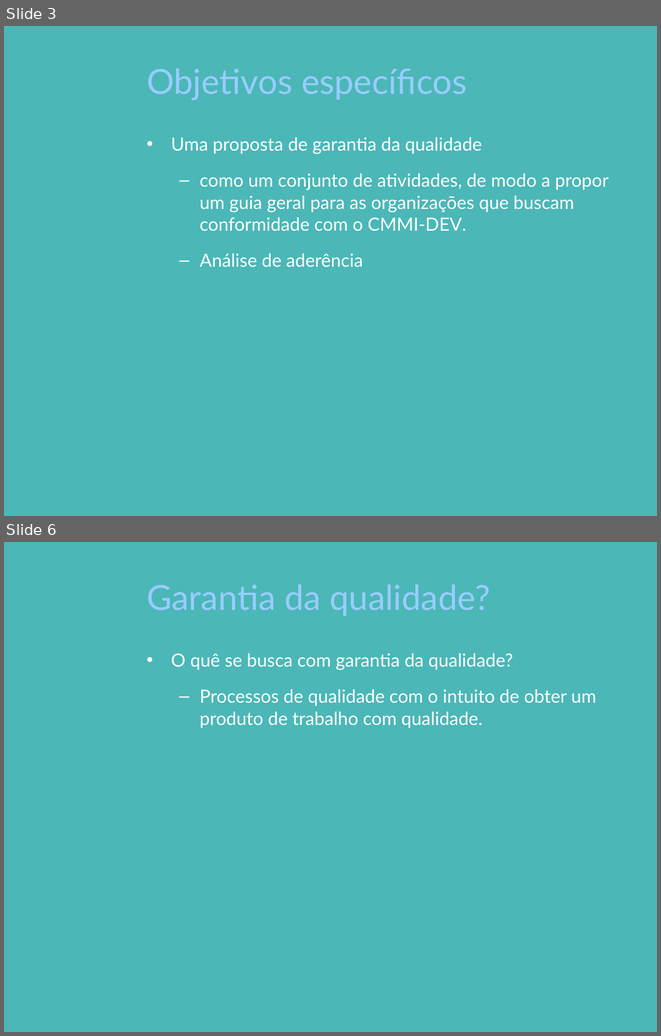
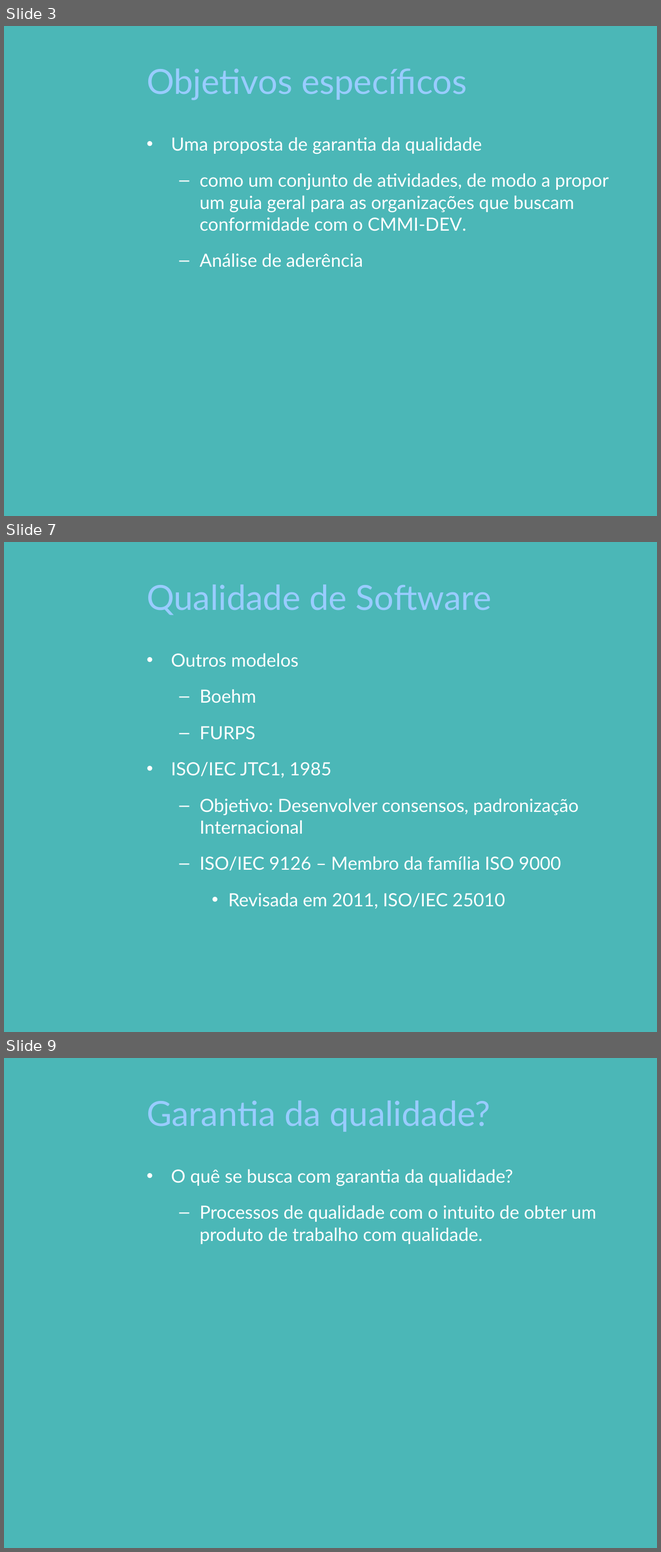
Before and after one commit to pddnew/monografia, a slide deck: presentation/presentation_1.0.0.pptx. Shown one above the other, each under a label of ours: slides 3 and 6 before the commit, slides 3, 7 and 9 after it; the slides between them are not shown. The pictures are 661x1036 and 661x1552 pixels, drawn with LibreOffice and Linux fonts; fonts in the diff are those of the drawing; background and template pictures are left out. Boxes give left, top, right and bottom in pixels: in the first picture for what was removed or moved away, otherwise in the second. Text is boxed around its words. In the diff, an @@ line names an element or a change of style, - is before the commit and + after.

```diff
--- a/presentation/presentation_1.0.0.pptx
+++ b/presentation/presentation_1.0.0.pptx
@@ slide 7 added at <box>4,542,657,1032</box>, background picture (left out) @@
@@ title added at <box>147,584,492,615</box>, 38 pt, text #99CCFF @@
+Qualidade de Software
@@ text added at <box>171,653,579,908</box>, 20 pt, text #FFFFFF @@
+• Outros modelos
+  – Boehm
+  – FURPS
+• ISO/IEC JTC1, 1985
+  – Objetivo: Desenvolver consensos, padronização Internacional
+  – ISO/IEC 9126 – Membro da família ISO 9000
+    • Revisada em 2011, ISO/IEC 25010
@@ what was slide 6 is now slide 9 @@
```
Also in this commit, not shown: 2 slides changed, 2 other slides added.
